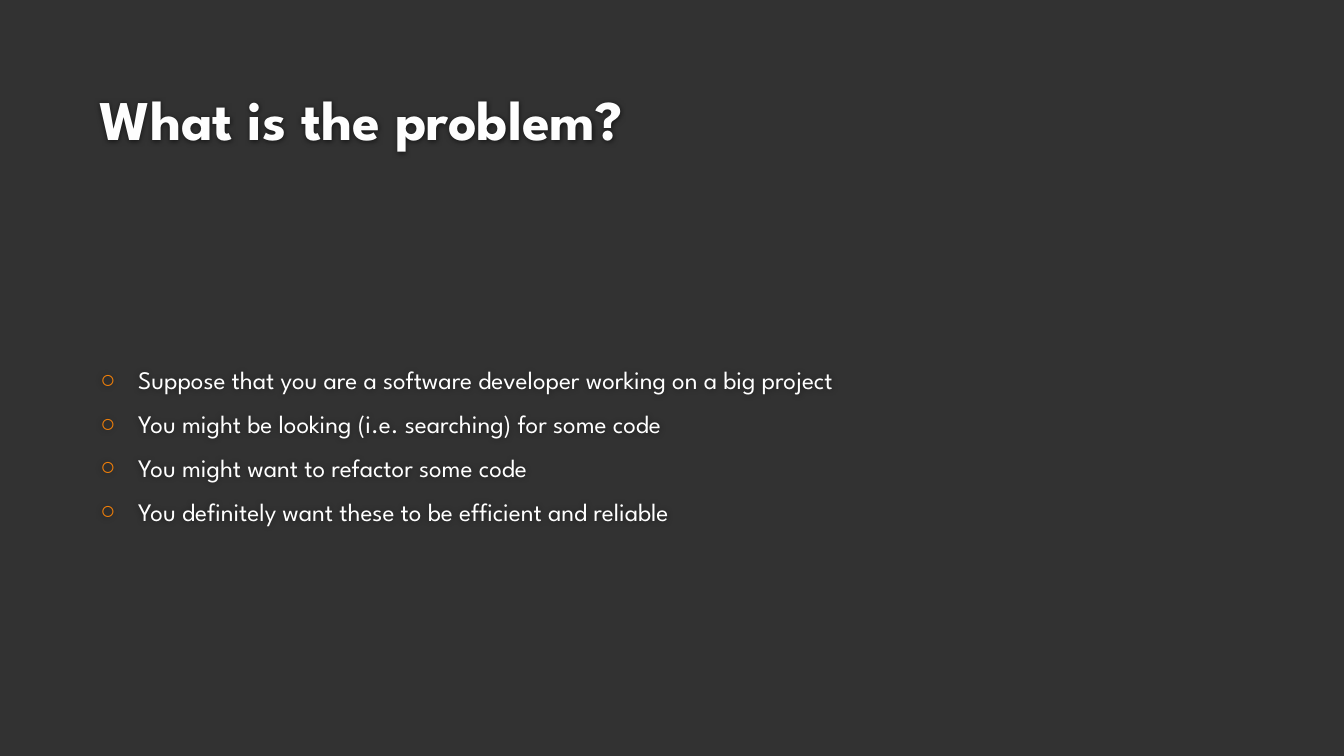
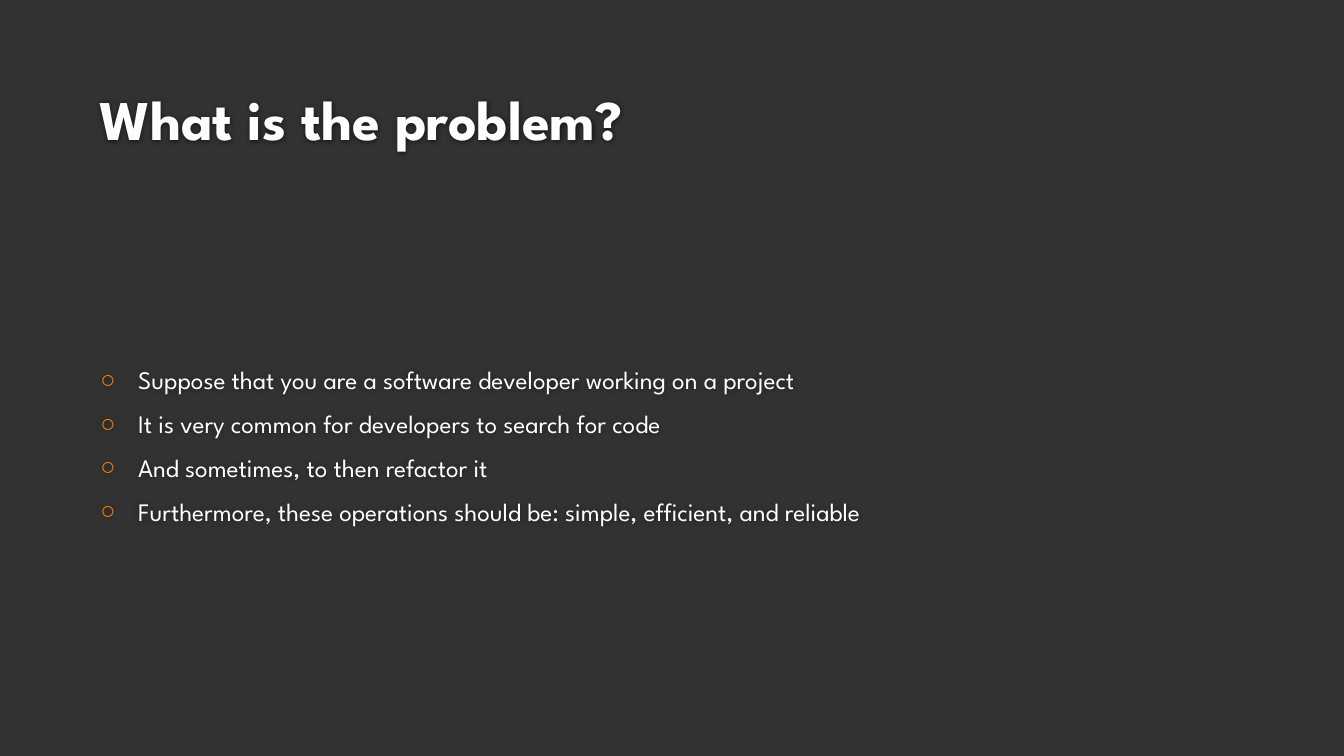
Before and after one commit to dozmus/csar, a slide deck: slide 2 of design-docs/Viva.pptx. Drawn at 1344x756 pixels with LibreOffice and Linux fonts; fonts in the diff are those of the drawing; background and template pictures are left out. Boxes give left, top, right and bottom in pixels: in the first picture for what was removed or moved away, otherwise in the second. Text is boxed around its words. In the diff, an @@ line names an element or a change of style, - is before the commit and + after.

```diff
--- a/design-docs/Viva.pptx
+++ b/design-docs/Viva.pptx
@@ text at bbox=[138, 371, 860, 527]: text changed @@
-○ Suppose that you are a software developer working on a big project
-○ You might be looking (i.e. searching) for some code
-○ You might want to refactor some code
-○ You definitely want these to be efficient and reliable
+○ Suppose that you are a software developer working on a project
+○ It is very common for developers to search for code
+○ And sometimes, to then refactor it
+○ Furthermore, these operations should be: simple, efficient, and reliable
```
Also in this commit, not shown: 9 other slides changed.
